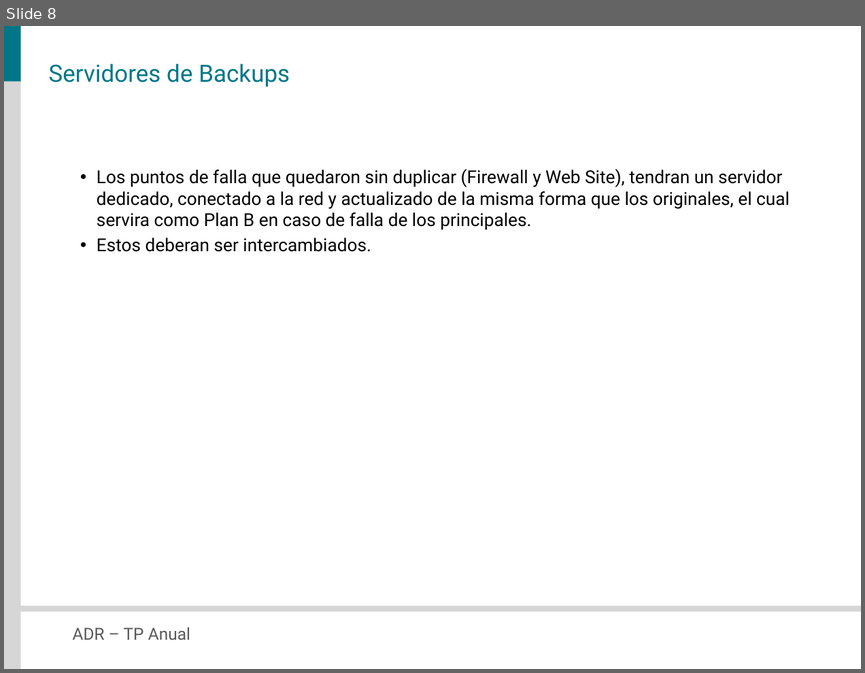
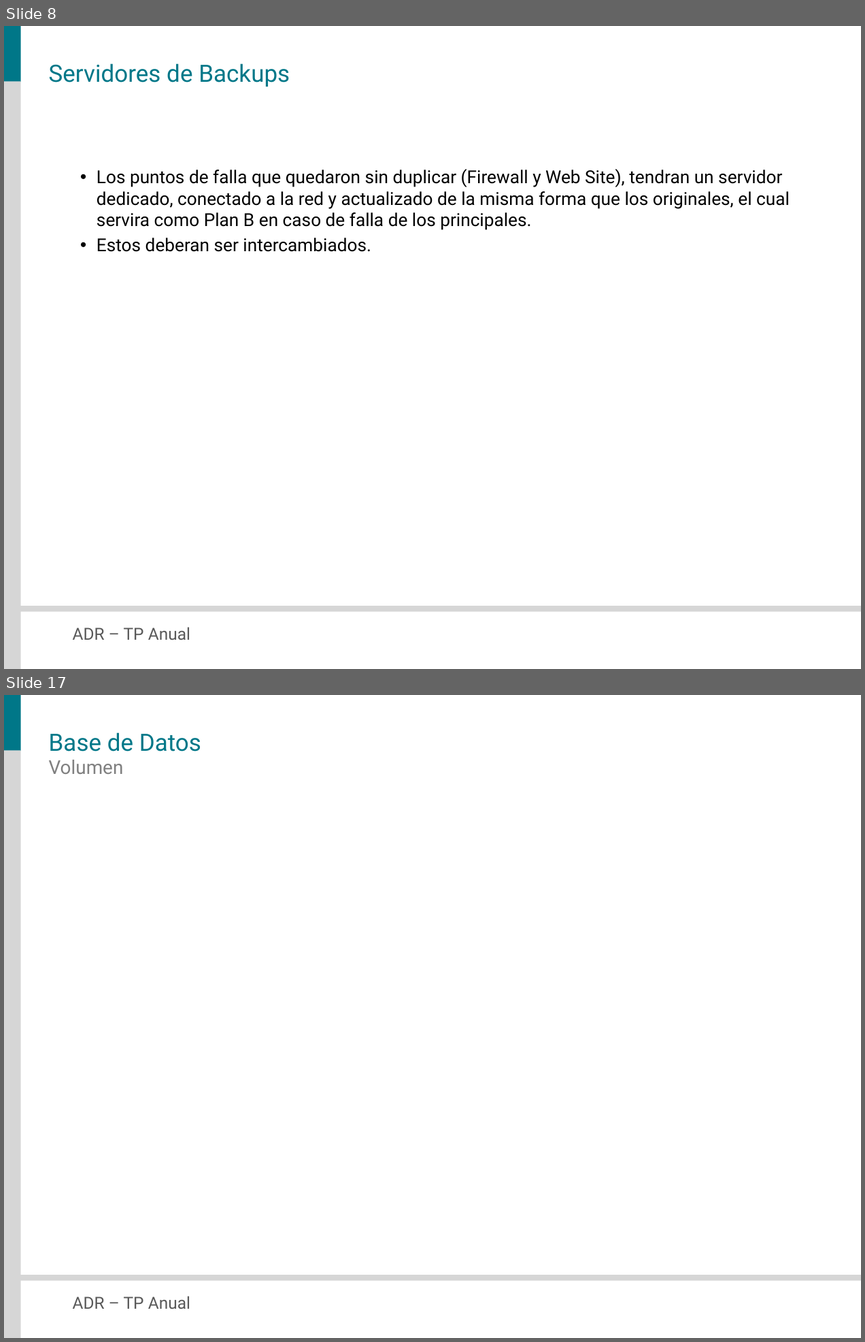
Before and after one commit to veritoreinoso/adr-2010, a slide deck: Presentacion.pptx. Shown one above the other, each under a label of ours: slide 8 before the commit, slides 8 and 17 after it; the slides between them are not shown. The pictures are 865x673 and 865x1342 pixels, drawn with LibreOffice and Linux fonts; fonts in the diff are those of the drawing. Boxes give left, top, right and bottom in pixels: in the first picture for what was removed or moved away, otherwise in the second. Text is boxed around its words. In the diff, an @@ line names an element or a change of style, - is before the commit and + after.

```diff
--- a/Presentacion.pptx
+++ b/Presentacion.pptx
@@ slide 17 added at (4, 695, 861, 1338), background #FFFFFF; not listed: 4 template elements that a slide beside it also shows @@
@@ title added at (49, 732, 201, 751), 20 pt, text #007788 @@
+Base de Datos
@@ text added at (49, 760, 124, 774), 16 pt, text #808080 @@
+Volumen
```
Also in this commit, not shown: 2 slides changed, 7 other slides added, 1 slide removed, 1 other file.
